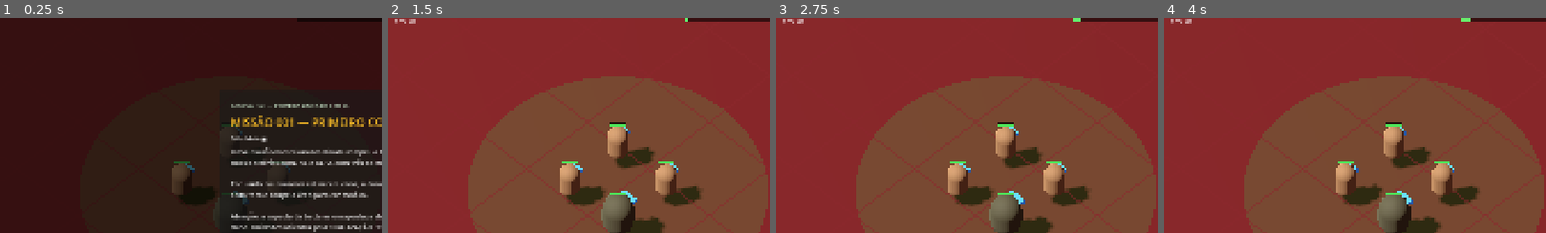
Above: before the commit, frames 1-4 (left to right).
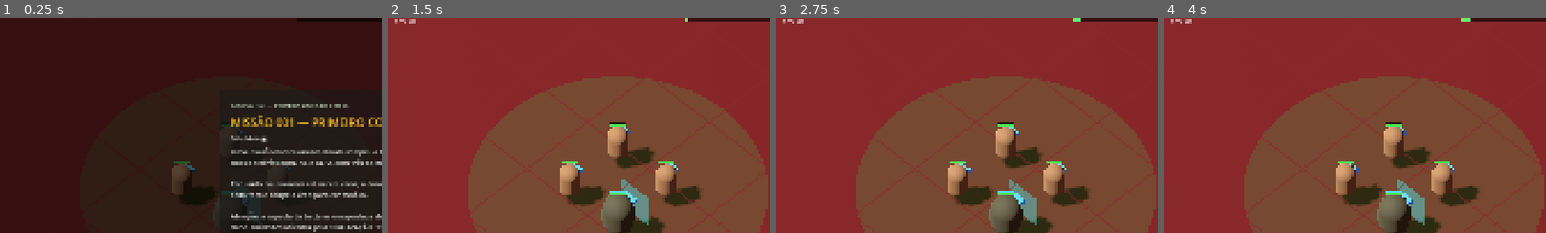
Above: after the commit, the same moments.

Repository: polargamerbr/BIO-WARS-GAME
Game: Godot game, scene res://scenes/main/Main.tscn
Same seed, same stepped clock (60 frames per second), same inputs: the game is played once before the commit and once after it.
Inputs:
- Up to frame 1 (0.25 s): no input
- Up to frame 2 (1.5 s): click "INICIAR OPERAÇÃO (Enter)" at 0.5 s; click "F1 LINHA" at 1.25 s
- Up to frame 3 (2.75 s): click "F2 COMPACTA" at 2 s
- Up to frame 4 (4 s): click "F3 DEFENSIVA" at 2.75 s; click "F4 DISPERSA" at 3.5 s
The pictures show only the part of the screen within x 0-50%, y 4-54%; the shares and areas given below are measured in that part.

The runs differ from the first frame. In frame 1, less than 0.1% of the frame differs, in the area x 58-61%, y 80-82%; in frame 2, 0.6%, in the area x 58-69%, y 75-97%; in frame 3, 0.6%; in frame 4, 0.6%.

Commit message:
Invasores humanoides e Macrophage com escudo de bioenergia
- Macrophage: combate corpo a corpo (1,5 m) com escudo de bioenergia
  de 120 pontos que absorve dano e recarrega após 4 s sem dano;
  painel de energia translúcido, faixa ciano na barra e sons (D015)
- Bactérias passam a usar corpo provisório CREATURE (humanoide curvado,
  pili, brilho de toxina) com animação própria; encapsulada mostra a
  cápsula como casca translúcida (D014)
- Correção: verificação de alvo não quebra mais se o alvo guardado já
  saiu da cena
- docs/ART_PROMPTS.md: prompts de arte para o Gemini com os novos
  designs (inspiração de enxame alienígena sem copiar franquias)
- Docs: decisões D014 e D015, CHANGELOG 0.2.0 e README

Co-Authored-By: Claude Opus 5.5 <noreply@anthropic.com>

Diff:
--- a/data/enemies/bacteria_common.tres
+++ b/data/enemies/bacteria_common.tres
@@ -14,7 +14,7 @@
 attack_range = 1.5
 detection_range = 8.0
 tissue_damage_rate = 0.2
-body_shape = 1
-body_radius = 0.4
-body_height = 1.6
+body_shape = 2
+body_radius = 0.45
+body_height = 1.7
 body_color = Color(0.62, 0.66, 0.22, 1)
--- a/data/enemies/bacteria_encapsulated.tres
+++ b/data/enemies/bacteria_encapsulated.tres
@@ -15,7 +15,8 @@
 detection_range = 8.0
 capsule_protection = 0.6
 tissue_damage_rate = 0.35
-body_shape = 1
-body_radius = 0.55
+capsule_color = Color(0.9, 0.86, 0.68, 0.38)
+body_shape = 2
+body_radius = 0.6
 body_height = 2.0
-body_color = Color(0.86, 0.8, 0.58, 1)
+body_color = Color(0.5, 0.58, 0.2, 1)
--- a/data/units/macrophage.tres
+++ b/data/units/macrophage.tres
@@ -12,10 +12,12 @@
 max_health = 250.0
 move_speed = 3.5
 damage = 20.0
-attack_cooldown = 1.4
-attack_range = 5.0
-detection_range = 10.0
-projectile_speed = 40.0
+attack_cooldown = 1.2
+attack_range = 1.5
+detection_range = 9.0
+shield_max = 120.0
+shield_regen_delay = 4.0
+shield_regen_rate = 30.0
 abilities = Array[ExtResource("2_ability_script")]([ExtResource("3_cytokines")])
 body_shape = 0
 body_radius = 0.75
--- a/scripts/core/audio_manager.gd
+++ b/scripts/core/audio_manager.gd
@@ -16,6 +16,8 @@
 	"order_attack": [-8.0, 0.05],
 	"attack_player": [-14.0, 0.07],
 	"rifle_shot": [-15.0, 0.06],
+	"shield_hit": [-16.0, 0.12],
+	"shield_break": [-8.0, 0.3],
 	"attack_enemy": [-16.0, 0.07],
 	"death_enemy": [-6.0, 0.05],
 	"death_player": [-4.0, 0.05],
@@ -71,6 +73,8 @@
 			play("attack_player" if attacker.team == Unit.Team.PLAYER else "attack_enemy"))
 	unit.died.connect(func(dead: Unit):
 		play("death_player" if dead.team == Unit.Team.PLAYER else "death_enemy"))
+	unit.shield_hit.connect(func(_u: Unit, _absorbed: float, broken: bool):
+		play("shield_break" if broken else "shield_hit"))
 	unit.ability_used.connect(func(_u: Unit, ability: AbilityData):
 		play("ability_speed" if ability.effect == AbilityData.Effect.SPEED else "ability_cytokine"))
 
--- a/scripts/interface/health_bars.gd
+++ b/scripts/interface/health_bars.gd
@@ -9,6 +9,7 @@
 const COLOR_PLAYER_LOW := Color(0.95, 0.3, 0.25)  ## Aliado com pouca vida.
 const COLOR_ENEMY := Color(0.95, 0.7, 0.15)  ## Amarelo: ameaça (GDD 2.2).
 const LOW_HEALTH := 0.35
+const COLOR_SHIELD := Color(0.35, 0.85, 1.0)
 const EFFECT_COLORS := {
 	AbilityData.Effect.SPEED: Color(0.3, 0.85, 1.0),
 	AbilityData.Effect.DAMAGE: Color(1.0, 0.45, 0.3),
@@ -41,6 +42,12 @@
 			color = COLOR_PLAYER_LOW if ratio < LOW_HEALTH else COLOR_PLAYER
 		draw_rect(rect.grow(1.0), COLOR_BACK)
 		draw_rect(Rect2(rect.position, Vector2(rect.size.x * ratio, rect.size.y)), color)
+		if unit.data.has_shield():
+			# Faixa fina do escudo de bioenergia logo acima da vida.
+			var shield_rect := Rect2(rect.position - Vector2(0.0, 4.0), Vector2(rect.size.x, 3.0))
+			draw_rect(shield_rect.grow(1.0), COLOR_BACK)
+			var shield_ratio := clampf(unit.shield / unit.data.shield_max, 0.0, 1.0)
+			draw_rect(Rect2(shield_rect.position, Vector2(shield_rect.size.x * shield_ratio, shield_rect.size.y)), COLOR_SHIELD)
 		_draw_effects(unit, rect)
 
 
--- a/scripts/units/unit.gd
+++ b/scripts/units/unit.gd
@@ -19,6 +19,8 @@
 signal died(unit: Unit)
 signal attack_performed(attacker: Unit, target: Unit)
 signal ability_used(unit: Unit, ability: AbilityData)
+## O escudo absorveu dano. broken = o escudo acabou de zerar.
+signal shield_hit(unit: Unit, absorbed: float, broken: bool)
 
 enum Team { PLAYER, ENEMY }
 enum State { IDLE, MOVING, ATTACKING, DEFENDING, DEAD }
@@ -40,6 +42,7 @@
 var data: UnitData
 var team: Team = Team.PLAYER
 var health: float = 0.0
+var shield: float = 0.0  ## Escudo de bioenergia atual (absorve dano antes da vida).
 var state: State = State.IDLE
 var target: Unit = null
 var formation: FormationData = null
@@ -52,6 +55,7 @@
 var _speed_cap := INF  ## Limite de velocidade imposto pela formação durante o deslocamento.
 var _arrival_facing := Vector3.ZERO  ## Para onde virar ao chegar. Zero = não muda.
 var _attack_timer := 0.0
+var _since_damage := INF  ## Segundos desde o último dano recebido (para a recarga do escudo).
 var _scan_timer := 0.0
 var _repath_timer := 0.0
 var _cooldowns := {}  ## id da habilidade -> segundos restantes.
@@ -66,6 +70,7 @@
 	data = unit_data
 	team = unit_team
 	health = unit_data.max_health
+	shield = unit_data.shield_max
 
 
 func _ready() -> void:
@@ -226,8 +231,13 @@
 	if state == State.DEAD:
 		return
 	var final_amount := amount * damage_taken_multiplier() * _capsule_factor(attacker)
-	health = maxf(health - final_amount, 0.0)
+	_since_damage = 0.0
+	var absorbed := minf(shield, final_amount)
+	shield -= absorbed
+	health = maxf(health - (final_amount - absorbed), 0.0)
 	damaged.emit(self, final_amount)
+	if absorbed > 0.0:
+		shield_hit.emit(self, absorbed, shield <= 0.0)
 	if health <= 0.0:
 		_die()
 		return
@@ -392,8 +402,10 @@
 	return _flat_distance(other) <= data.detection_range
 
 
-func _is_valid_target(other: Unit) -> bool:
-	return other != null and is_instance_valid(other) and other.is_alive() and is_hostile_to(other)
+## Sem tipo no parâmetro de propósito: o alvo guardado pode já ter sido removido da cena, e
+## passar um objeto liberado para um parâmetro tipado gera erro antes do teste de validade.
+func _is_valid_target(other) -> bool:
+	return other != null and is_instance_valid(other) and other is Unit and other.is_alive() and is_hostile_to(other)
 
 
 func _die() -> void:
@@ -411,6 +423,9 @@
 
 
 func _tick_timers(delta: float) -> void:
+	_since_damage += delta
+	if data.has_shield() and shield < data.shield_max and _since_damage >= data.shield_regen_delay:
+		shield = minf(shield + data.shield_regen_rate * delta, data.shield_max)
 	for key in _cooldowns.keys():
 		_cooldowns[key] -= delta
 		if _cooldowns[key] <= 0.0:
@@ -497,16 +512,19 @@
 	var mat := StandardMaterial3D.new()
 	mat.albedo_color = data.body_color
 	mat.roughness = 0.8
-	var capsule := CapsuleMesh.new()
-	capsule.radius = data.body_radius
-	capsule.height = data.body_height
-	capsule.material = mat
-	var body := MeshInstance3D.new()
-	body.mesh = capsule
-	body.position = Vector3.UP * data.center_height()
-	if data.body_shape == UnitData.BodyShape.ROD:
-		body.rotation_degrees.x = 90.0
-	pivot.add_child(body)
+	if data.body_shape == UnitData.BodyShape.CREATURE:
+		_build_creature_meshes(pivot, mat)
+	else:
+		var capsule := CapsuleMesh.new()
+		capsule.radius = data.body_radius
+		capsule.height = data.body_height
+		capsule.material = mat
+		var body := MeshInstance3D.new()
+		body.mesh = capsule
+		body.position = Vector3.UP * data.center_height()
+		if data.body_shape == UnitData.BodyShape.ROD:
+			body.rotation_degrees.x = 90.0
+		pivot.add_child(body)
 
 	if data.body_shape == UnitData.BodyShape.UPRIGHT:
 		# Visor azul no lado da frente (-Z), para ver para onde o soldado está virado.
@@ -522,10 +540,86 @@
 		visor.position = Vector3(0.0, data.body_height * 0.78, -data.body_radius * 0.85)
 		pivot.add_child(visor)
 
+	if data.capsule_protection > 0.0:
+		_build_capsule_shell(pivot)
+
 	var visuals := UnitVisualsScript.new()
 	visuals.name = "Visuals"
 	add_child(visuals)
 	visuals.setup(self, pivot, mat)
+
+
+## Corpo provisório de invasor humanoide: tronco curvado para a frente, cabeça sem rosto
+## e espinhos curtos nas costas (os pili da bactéria). Vira o modelo 3D quando ele existir.
+func _build_creature_meshes(pivot: Node3D, mat: StandardMaterial3D) -> void:
+	var r := data.body_radius
+	var h := data.body_height
+	var torso_mesh := CapsuleMesh.new()
+	torso_mesh.radius = r * 0.85
+	torso_mesh.height = h * 0.75
+	torso_mesh.material = mat
+	var torso := MeshInstance3D.new()
+	torso.mesh = torso_mesh
+	torso.position = Vector3(0.0, h * 0.45, 0.0)
+	torso.rotation_degrees.x = -25.0  # Curvado para a frente (-Z).
+	pivot.add_child(torso)
+
+	var head_mesh := SphereMesh.new()
+	head_mesh.radius = r * 0.6
+	head_mesh.height = r * 1.0
+	head_mesh.material = mat
+	var head := MeshInstance3D.new()
+	head.mesh = head_mesh
+	head.position = Vector3(0.0, h * 0.78, -r * 0.75)
+	pivot.add_child(head)
+
+	var spike_mat := StandardMaterial3D.new()
+	spike_mat.albedo_color = data.body_color.darkened(0.45)
+	spike_mat.roughness = 0.6
+	for i in 3:
+		var spike_mesh := CylinderMesh.new()
+		spike_mesh.top_radius = 0.0
+		spike_mesh.bottom_radius = r * 0.18
+		spike_mesh.height = r * 0.7
+		spike_mesh.material = spike_mat
+		var spike := MeshInstance3D.new()
+		spike.mesh = spike_mesh
+		spike.position = Vector3((i - 1) * r * 0.35, h * 0.62 - i * 0.05, r * 0.55)
+		spike.rotation_degrees.x = 40.0  # Apontam para trás e para cima.
+		pivot.add_child(spike)
+
+	# Brilho tóxico no peito, para o invasor ler bem de longe sobre o chão vermelho.
+	var glow_mat := StandardMaterial3D.new()
+	glow_mat.albedo_color = Color(0.85, 1.0, 0.3)
+	glow_mat.emission_enabled = true
+	glow_mat.emission = Color(0.6, 0.9, 0.1)
+	glow_mat.emission_energy_multiplier = 1.5
+	var glow_mesh := SphereMesh.new()
+	glow_mesh.radius = r * 0.22
+	glow_mesh.height = r * 0.44
+	glow_mesh.material = glow_mat
+	var glow := MeshInstance3D.new()
+	glow.mesh = glow_mesh
+	glow.position = Vector3(0.0, h * 0.5, -r * 0.8)
+	pivot.add_child(glow)
+
+
+## Camada translúcida da cápsula em volta do corpo (bactéria encapsulada).
+func _build_capsule_shell(pivot: Node3D) -> void:
+	var shell_mat := StandardMaterial3D.new()
+	shell_mat.albedo_color = data.capsule_color
+	shell_mat.transparency = BaseMaterial3D.TRANSPARENCY_ALPHA
+	shell_mat.roughness = 0.15
+	var shell_mesh := CapsuleMesh.new()
+	shell_mesh.radius = data.body_radius * 1.35
+	shell_mesh.height = data.body_height * 1.1
+	shell_mesh.material = shell_mat
+	var shell := MeshInstance3D.new()
+	shell.name = "Capsule"
+	shell.mesh = shell_mesh
+	shell.position = Vector3.UP * data.center_height()
+	shell.cast_shadow = GeometryInstance3D.SHADOW_CASTING_SETTING_OFF
+	pivot.add_child(shell)
 
 
 func _build_selection_ring() -> void:
--- a/scripts/units/unit_data.gd
+++ b/scripts/units/unit_data.gd
@@ -5,7 +5,8 @@
 ## Os valores atuais são provisórios (ver DECISIONS.md) e não valem como regra de jogo.
 
 enum Category { NATURAL_DEFENSE, ADAPTIVE_DEFENSE, SPECIALIZED_DEFENSE, BACTERIUM, VIRUS, FUNGUS }
-enum BodyShape { UPRIGHT, ROD }  ## UPRIGHT: soldado em pé. ROD: bastonete deitado (bacilo).
+## UPRIGHT: soldado em pé. ROD: bastonete deitado (bacilo). CREATURE: humanoide curvado (invasor).
+enum BodyShape { UPRIGHT, ROD, CREATURE }
 
 @export var id: StringName = &""
 @export var display_name: String = ""
@@ -21,12 +22,22 @@
 ## Metros por segundo do projétil. 0 = ataque de contato (dano na hora, sem projétil).
 @export var projectile_speed: float = 0.0
 
+@export_group("Escudo de bioenergia")
+## Pontos de escudo que absorvem dano antes da vida (0 = sem escudo).
+@export var shield_max: float = 0.0
+## Segundos sem tomar dano até o escudo começar a recarregar.
+@export var shield_regen_delay: float = 4.0
+## Pontos de escudo recuperados por segundo durante a recarga.
+@export var shield_regen_rate: float = 30.0
+
 @export_group("Biologia")
 ## Fração do dano bloqueada por uma cápsula (0 = sem cápsula). A cápsula dificulta a fagocitose;
 ## atacantes ativados (efeito de dano, como o das citocinas) ignoram a proteção.
 @export_range(0.0, 1.0) var capsule_protection: float = 0.0
 ## Pontos percentuais de dano tecidual por segundo enquanto o invasor está vivo.
 @export var tissue_damage_rate: float = 0.0
+## Cor da cápsula visível em volta do corpo (só aparece se capsule_protection > 0).
+@export var capsule_color: Color = Color(0.9, 0.86, 0.68, 0.35)
 
 @export_group("Habilidades")
 @export var abilities: Array[AbilityData] = []
@@ -36,6 +47,10 @@
 @export var body_radius: float = 0.5  ## Metros. Também é o raio do agente de navegação.
 @export var body_height: float = 1.8  ## Metros. No bastonete, é o comprimento.
 @export var body_color: Color = Color(0.5, 0.5, 0.5)
+
+
+func has_shield() -> bool:
+	return shield_max > 0.0
 
 
 func is_ranged() -> bool:
--- a/scripts/units/unit_visuals.gd
+++ b/scripts/units/unit_visuals.gd
@@ -4,6 +4,8 @@
 ## 3D com rig, isto é substituído pelas animações deles.
 ##   Soldado em pé: balança ao andar, inclina para a frente, respira parado.
 ##   Bastonete (bactéria): ondula ao andar e pulsa parado.
+##   Criatura (invasor humanoide): curvada, passo rápido e balanço inquieto parada.
+##   Escudo de bioenergia: painel translúcido à frente; some quando zera, pisca ao absorver.
 ##   Ataque: avanço rápido para a frente (contato) ou recuo do disparo (fuzil). Dano recebido: clarão branco.
 
 const WALK_BOB := 0.08  ## Metros de balanço vertical ao andar.
@@ -13,12 +15,16 @@
 const RECOIL_DISTANCE := 0.12
 const FLASH_ENERGY := 2.5
 const FLASH_TIME := 0.15
+const SHIELD_COLOR := Color(0.35, 0.85, 1.0)
+const SHIELD_ALPHA := 0.35
 
 var _unit: Unit
 var _pivot: Node3D
 var _material: StandardMaterial3D
 var _time := 0.0
 var _lunge := 0.0
+var _shield_panel: MeshInstance3D
+var _shield_mat: StandardMaterial3D
 var _phase := 0.0  ## Defasagem aleatória para as unidades não se moverem em sincronia.
 
 
@@ -32,6 +38,9 @@
 	_phase = randf() * TAU
 	unit.attack_performed.connect(_on_attack_performed)
 	unit.damaged.connect(_on_damaged)
+	if unit.data.has_shield():
+		_build_shield_panel()
+		unit.shield_hit.connect(_on_shield_hit)
 
 
 func _process(delta: float) -> void:
@@ -43,10 +52,15 @@
 	var speed_ratio := clampf(speed / maxf(_unit.data.move_speed, 0.1), 0.0, 1.5)
 	var t := _time + _phase
 
-	if _unit.data.body_shape == UnitData.BodyShape.ROD:
-		_animate_rod(t, moving, speed)
-	else:
-		_animate_upright(t, moving, speed, speed_ratio)
+	match _unit.data.body_shape:
+		UnitData.BodyShape.ROD:
+			_animate_rod(t, moving, speed)
+		UnitData.BodyShape.CREATURE:
+			_animate_creature(t, moving, speed, speed_ratio)
+		_:
+			_animate_upright(t, moving, speed, speed_ratio)
+	if _shield_panel != null:
+		_update_shield_panel(t)
 
 
 func _animate_upright(t: float, moving: bool, speed: float, speed_ratio: float) -> void:
@@ -62,6 +76,63 @@
 	_pivot.position = Vector3(0.0, bob, -_lunge)
 	_pivot.rotation.x = lerp_angle(_pivot.rotation.x, lean, 0.2)
 	_pivot.scale = Vector3(1.0, breathe, 1.0)
+
+
+func _animate_creature(t: float, moving: bool, speed: float, speed_ratio: float) -> void:
+	var bob := 0.0
+	var lean := 0.0
+	var sway := 0.0
+	if moving:
+		var rate := minf(speed * 3.2, 16.0)  # Passo mais rápido e nervoso que o do soldado.
+		bob = absf(sin(t * rate)) * WALK_BOB * 1.4
+		lean = -deg_to_rad(14.0) * speed_ratio
+		sway = sin(t * rate * 0.5) * deg_to_rad(6.0)
+	else:
+		sway = sin(t * 1.7) * deg_to_rad(4.0)  # Balanço inquieto, de predador parado.
+		bob = sin(t * 2.6) * 0.03
+	_pivot.position = Vector3(0.0, bob, -_lunge)
+	_pivot.rotation.x = lerp_angle(_pivot.rotation.x, lean, 0.2)
+	_pivot.rotation.z = sway
+
+
+func _build_shield_panel() -> void:
+	var r := _unit.data.body_radius
+	var h := _unit.data.body_height
+	_shield_mat = StandardMaterial3D.new()
+	_shield_mat.shading_mode = BaseMaterial3D.SHADING_MODE_UNSHADED
+	_shield_mat.transparency = BaseMaterial3D.TRANSPARENCY_ALPHA
+	_shield_mat.cull_mode = BaseMaterial3D.CULL_DISABLED
+	_shield_mat.albedo_color = Color(SHIELD_COLOR, SHIELD_ALPHA)
+	var mesh := BoxMesh.new()
+	mesh.size = Vector3(r * 2.4, h * 0.85, 0.05)
+	mesh.material = _shield_mat
+	_shield_panel = MeshInstance3D.new()
+	_shield_panel.name = "ShieldPanel"
+	_shield_panel.mesh = mesh
+	_shield_panel.position = Vector3(0.0, h * 0.5, -r - 0.35)
+	_shield_panel.cast_shadow = GeometryInstance3D.SHADOW_CASTING_SETTING_OFF
+	_pivot.add_child(_shield_panel)
+
+
+func _update_shield_panel(t: float) -> void:
+	var ratio := _unit.shield / _unit.data.shield_max
+	_shield_panel.visible = ratio > 0.0
+	if ratio <= 0.0:
+		return
+	# Mais forte com o escudo cheio, com uma pulsação leve de energia.
+	var target_alpha := SHIELD_ALPHA * (0.35 + 0.65 * ratio) * (0.9 + 0.1 * sin(t * 6.0))
+	_shield_mat.albedo_color.a = lerpf(_shield_mat.albedo_color.a, target_alpha, 0.2)
+
+
+func _on_shield_hit(_unit_hit: Unit, _absorbed: float, broken: bool) -> void:
+	_shield_mat.albedo_color = Color(Color.WHITE, 0.9)
+	var tween := create_tween()
+	tween.tween_property(_shield_mat, "albedo_color", Color(SHIELD_COLOR, SHIELD_ALPHA), 0.2)
+	if broken:
+		# Estoura: cresce e volta ao tamanho normal (fica invisível até recarregar).
+		_shield_panel.scale = Vector3.ONE * 1.3
+		var pop := create_tween()
+		pop.tween_property(_shield_panel, "scale", Vector3.ONE, 0.25)
 
 
 func _animate_rod(t: float, moving: bool, speed: float) -> void:
Not shown, added: assets/audio/sfx/shield_break.wav.import
Not shown, added: assets/audio/sfx/shield_hit.wav.import
Not shown, added: assets/audio/sfx/shield_break.wav
Not shown, added: assets/audio/sfx/shield_hit.wav
Not shown, added: docs/ART_PROMPTS.md
Not shown, changed: docs/CHANGELOG.md
Not shown, changed: docs/DECISIONS.md
